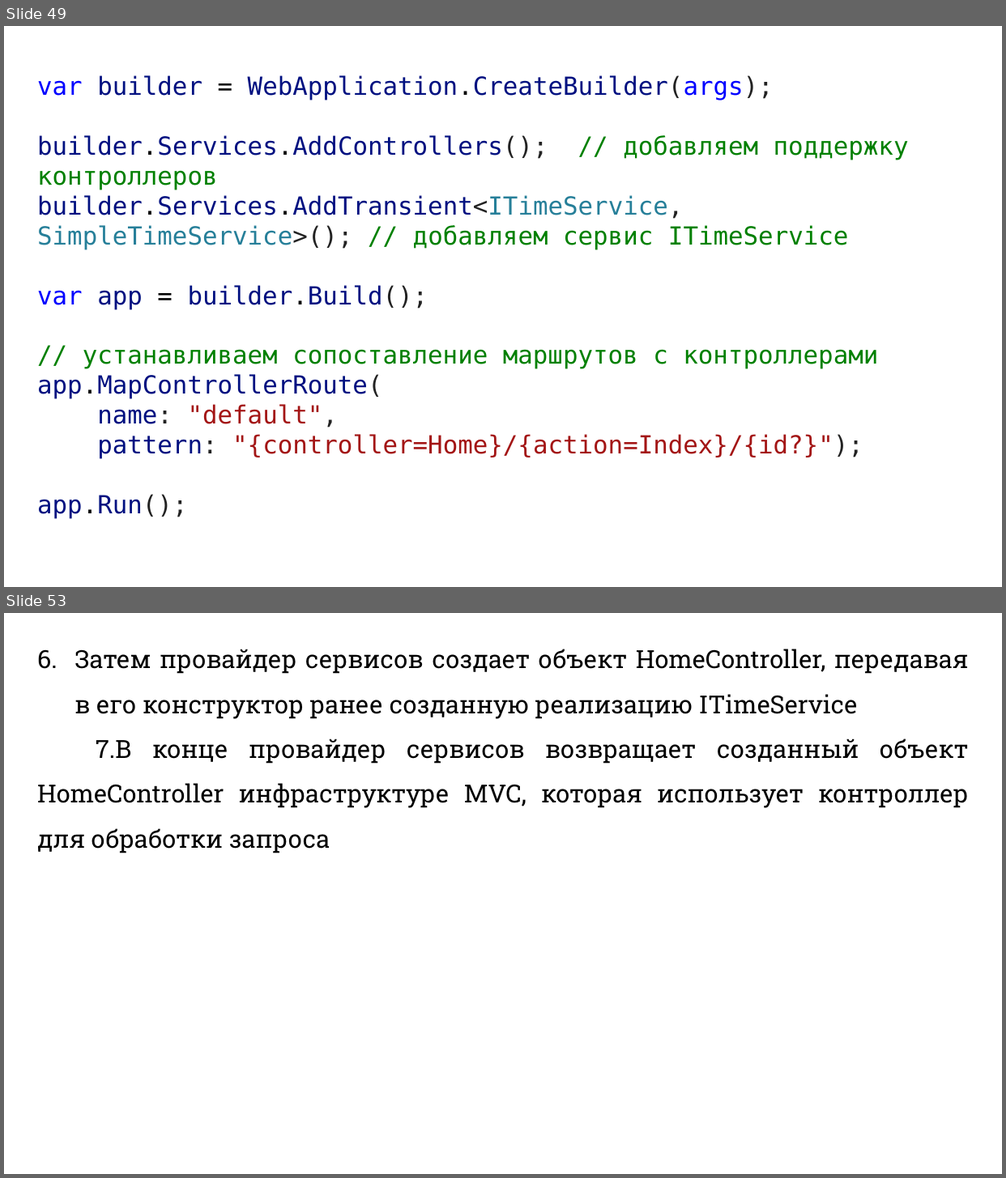
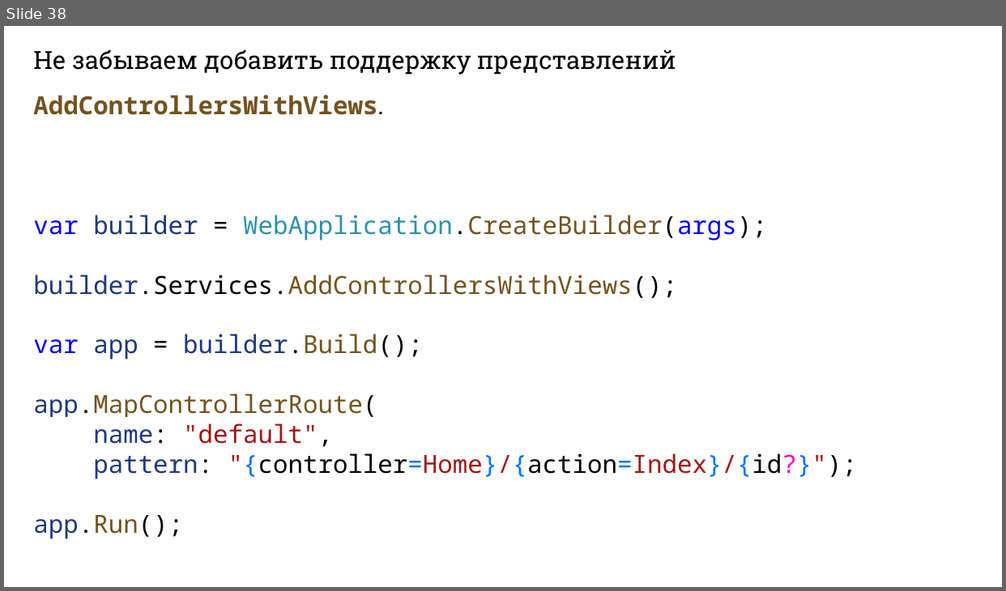
Before and after one commit to DaniilKlyukin/OOP-6, a slide deck: Лекции/ООП 2 лек 5.pptx. Shown one above the other, each under a label of ours: slides 49 and 53 before the commit, slide 38 after it; the slides between them are not shown. The pictures are 1006x1178 and 1006x591 pixels, drawn with LibreOffice and Linux fonts; fonts in the diff are those of the drawing. Boxes give left, top, right and bottom in pixels: in the first picture for what was removed or moved away, otherwise in the second. Text is boxed around its words. In the diff, an @@ line names an element or a change of style, - is before the commit and + after.

```diff
--- a/Лекции/ООП 2 лек 5.pptx
+++ b/Лекции/ООП 2 лек 5.pptx
@@ slide 53 removed at (x1=4, y1=613, x2=1002, y2=1174), background #FFFFFF @@
@@ text removed at (x1=37, y1=649, x2=969, y2=854) @@
-6. Затем провайдер сервисов создает объект HomeController, передавая в его конструктор ранее созданную реализацию ITimeService
-7. В конце провайдер сервисов возвращает созданный объект HomeController инфраструктуре MVC, которая использует контроллер для обработки запроса
@@ what was slide 49 is now slide 38 @@
@@ slide 38 changed as well @@
@@ text "Не забываем добавить поддержку представлений ..." moved from (x1=37, y1=75, x2=909, y2=519) to (x1=33, y1=49, x2=857, y2=540) @@
@@ text at (x1=33, y1=49, x2=676, y2=115): paragraph added @@
+Не забываем добавить поддержку представлений AddControllersWithViews.
@@ text at (x1=33, y1=215, x2=857, y2=540): font DejaVu Sans Mono to Noto Sans Mono, highlight none to #FFFFFF in "var builder = WebApplication.CreateBuilder(args);", "var app = builder.Build();", "app.MapControllerRoute(", "name: "default"," and 2 more places; text colour #001080 to #1F377F in "builder", "app builder.Build();", "app.MapControllerRoute(", "name:" and 2 more places; text colour #001080 to #2B91AF in "WebApplication.CreateBuilder(args);"; text colour #001080 to #74531F in "WebApplication.CreateBuilder(args);", "builder.Build();", "app.MapControllerRoute(", "app.Run();"; text colour #222222 to #000000 in "WebApplication.CreateBuilder(args);", "builder.Build();", "app.MapControllerRoute(", "name: "default"," and 2 more places; text colour #A31515 to #0073FF, text colour #A31515 to #000000, text colour #A31515 to #FF00C1 in ""{controller=Home}/{action=Index}/{id?}");" @@
@@ text at (x1=33, y1=275, x2=677, y2=298): text changed; font DejaVu Sans Mono to Noto Sans Mono; text colour #008000 to #74531F @@
-builder.Services.AddControllers(); // добавляем поддержку контроллеров
-builder.Services.AddTransient<ITimeService, SimpleTimeService>(); // добавляем сервис ITimeService
+builder.Services.AddControllersWithViews();
@@ text at (x1=83, y1=349, x2=878, y2=369): paragraph removed @@
-// устанавливаем сопоставление маршрутов с контроллерами
```
Also in this commit, not shown: 1 other slide changed, 34 slides added, 49 other slides removed.
